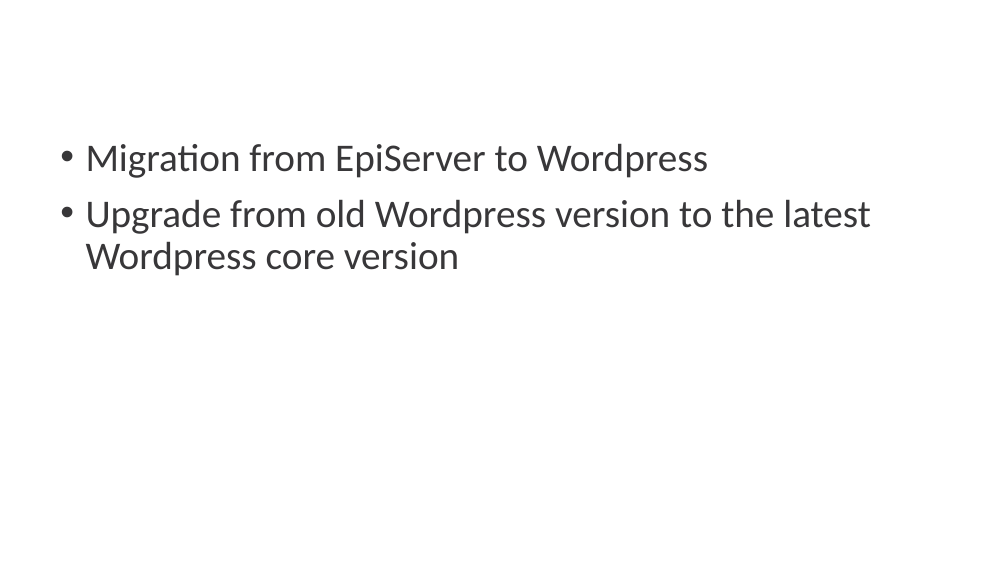
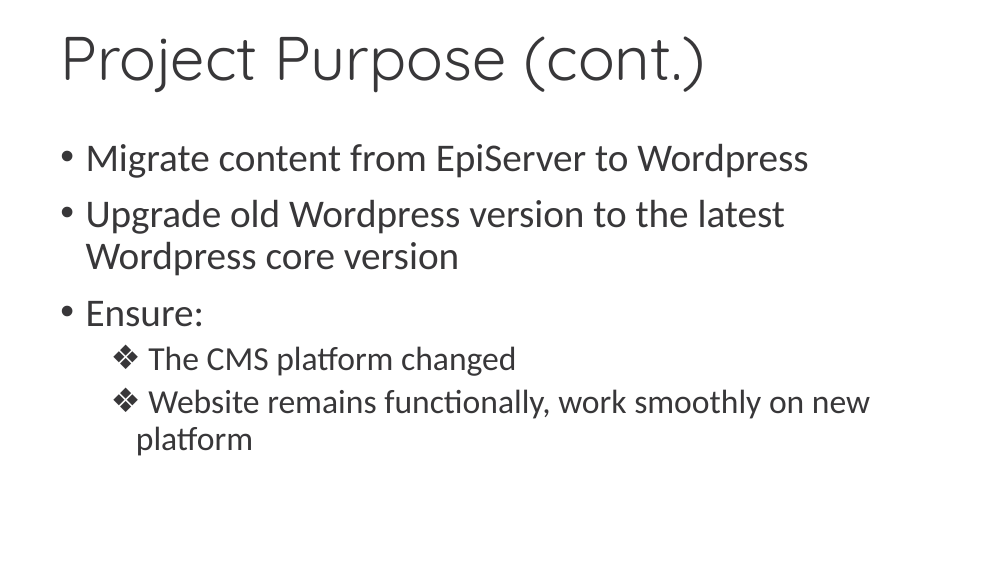
Before and after one commit to nam-tran-niteco/Wordpress-Demo, a slide deck: slide 7 of Wordpress Migration.pptx. Drawn at 1008x567 pixels with LibreOffice and Linux fonts; fonts in the diff are those of the drawing; background and template pictures are left out. Boxes give left, top, right and bottom in pixels: in the first picture for what was removed or moved away, otherwise in the second. Text is boxed around its words. In the diff, an @@ line names an element or a change of style, - is before the commit and + after.

```diff
--- a/Wordpress Migration.pptx
+++ b/Wordpress Migration.pptx
@@ title added at [60,36,705,93], 44 pt, text #383739 @@
+Project Purpose (cont.)
@@ text at [86,143,870,456]: text changed @@
-• Migration from EpiServer to Wordpress
-• Upgrade from old Wordpress version to the latest Wordpress core version
+• Migrate content from EpiServer to Wordpress
+• Upgrade old Wordpress version to the latest Wordpress core version
+• Ensure:
+  ❖ The CMS platform changed
+  ❖ Website remains functionally, work smoothly on new platform
```
Also in this commit, not shown: 7 other slides changed, 11 slides added, 1 slide removed, 3 other files.
